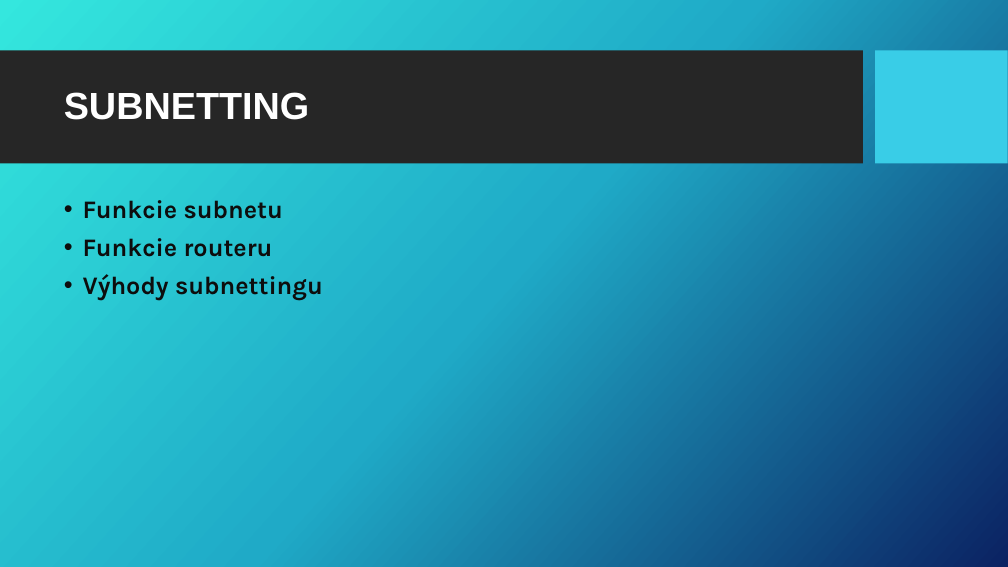
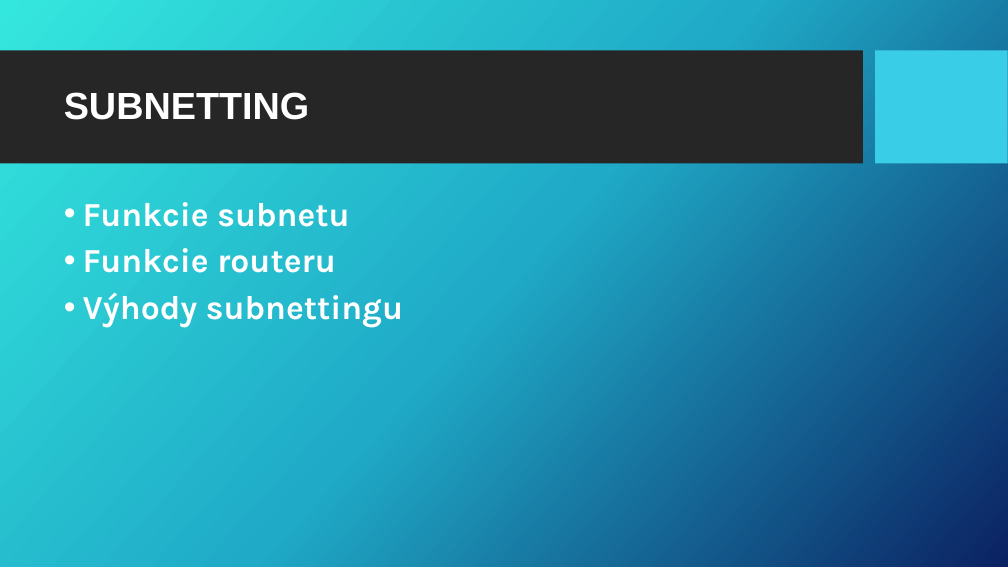
Before and after one commit to GooseNeck22/Tomas-Partl-RP, a slide deck: slide 6 of rocnikova praca prezentacia partl.pptx (slide 5 before the commit). Drawn at 1008x567 pixels with LibreOffice and Linux fonts; fonts in the diff are those of the drawing; background and template pictures are left out. Boxes give left, top, right and bottom in pixels: in the first picture for what was removed or moved away, otherwise in the second. Text is boxed around its words. In the diff, an @@ line names an element or a change of style, - is before the commit and + after.

```diff
--- a/rocnikova praca prezentacia partl.pptx
+++ b/rocnikova praca prezentacia partl.pptx
@@ text "Funkcie subnetu" at <box>83,202,403,328</box>: size 24 to 32 pt, text colour #0D0D0D to #FFFFFF @@
```
Also in this commit, not shown: 8 other slides changed, 1 slide added.
